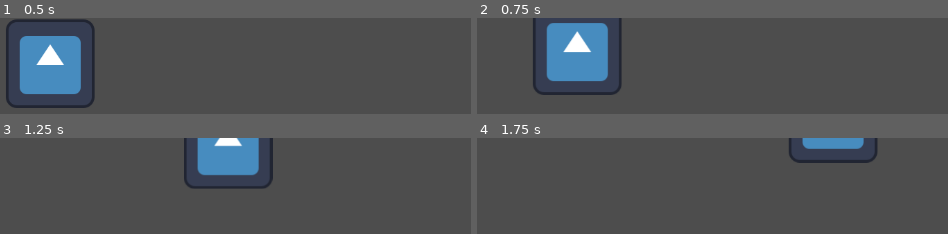
Above: before the commit, frames 1-4 (two rows, left to right).
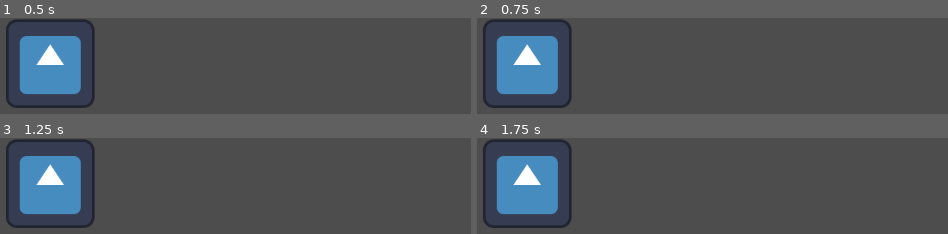
Above: after the commit, the same moments.

Repository: OnlyNumber404/pprj
Game: Godot game, scene res://scene/char/mainchar.tscn
Same seed, same stepped clock (60 frames per second), same inputs: the game is played once before the commit and once after it. The engine's default icon, where the game draws it, is replaced by a stand-in: a white triangle on a blue panel in a dark square.
Inputs:
- Up to frame 1 (0.5 s): no input
- Up to frame 2 (0.75 s): tap Enter at 0.5 s; hold D (Right, bound only before the commit) from 0.53 s (still down); tap W (Up, bound only before the commit) at 0.6 s
- Up to frame 3 (1.25 s): keep holding D (Right, bound only before the commit); tap W (Up, bound only before the commit) at 0.77, 1.07 s
- Up to frame 4 (1.75 s): keep holding D (Right, bound only before the commit); tap W (Up, bound only before the commit) at 1.35, 1.52 s

Frame 1 is identical in both runs. In frame 2, 16% of the frame differs, in the area x 1-31%, y 0-94%; in frame 3, 16%, in the area x 1-58%, y 0-94%; in frame 4, 13%.

Commit message:
change input key name

Diff:
--- a/project.godot
+++ b/project.godot
@@ -17,23 +17,28 @@
 
 [input]
 
-Up={
+up={
 "deadzone": 0.5,
 "events": [Object(InputEventKey,"resource_local_to_scene":false,"resource_name":"","device":-1,"window_id":0,"alt_press …(192 unchanged characters)…
 ]
 }
-Down={
+down={
 "deadzone": 0.5,
 "events": [Object(InputEventKey,"resource_local_to_scene":false,"resource_name":"","device":-1,"window_id":0,"alt_press …(192 unchanged characters)…
 ]
 }
-Right={
+right={
 "deadzone": 0.5,
 "events": [Object(InputEventKey,"resource_local_to_scene":false,"resource_name":"","device":-1,"window_id":0,"alt_press …(192 unchanged characters)…
 ]
 }
-Left={
+left={
 "deadzone": 0.5,
 "events": [Object(InputEventKey,"resource_local_to_scene":false,"resource_name":"","device":-1,"window_id":0,"alt_press …(191 unchanged characters)…
 ]
 }
+jump={
+"deadzone": 0.5,
+"events": [Object(InputEventKey,"resource_local_to_scene":false,"resource_name":"","device":-1,"window_id":0,"alt_pressed":false,"shift_pressed":false,"ctrl_pressed":false,"meta_pressed":false,"pressed":false,"keycode":0,"physical_keycode":32,"key_label":0,"unicode":32,"location":0,"echo":false,"script":null)
+]
+}
